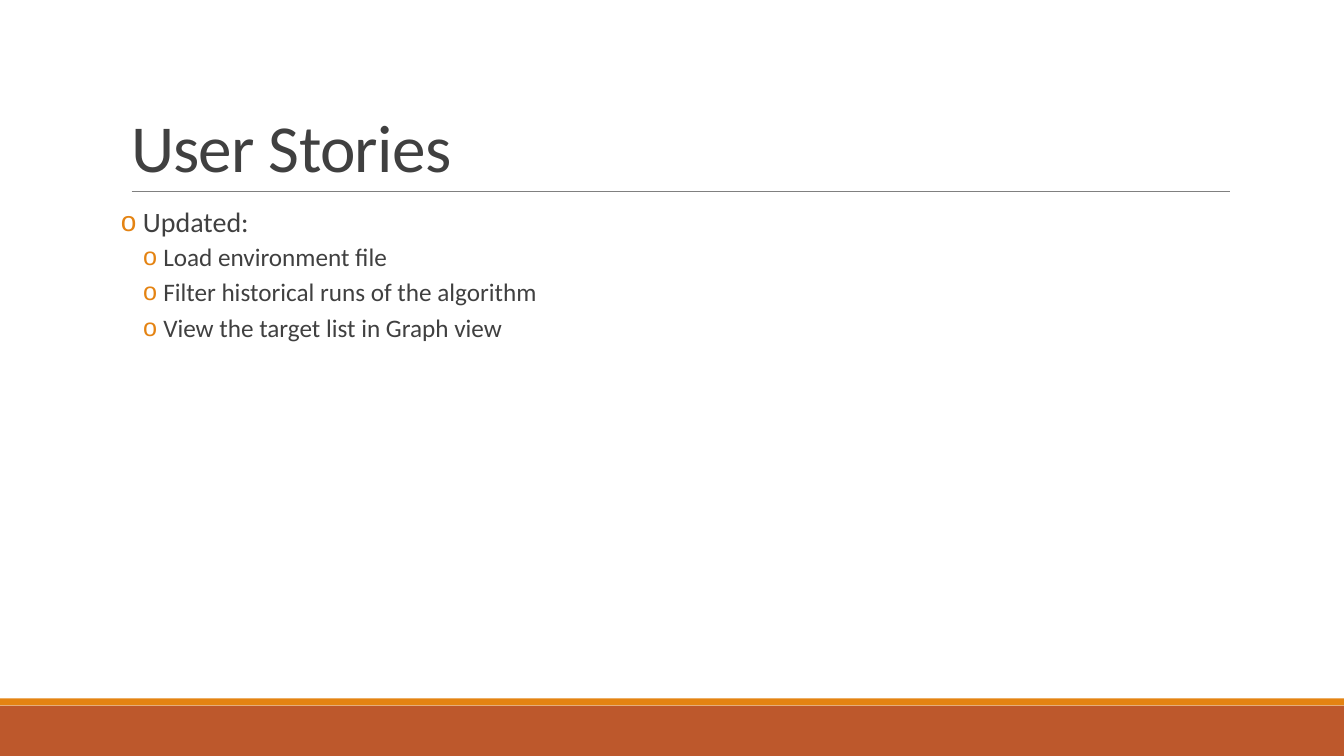
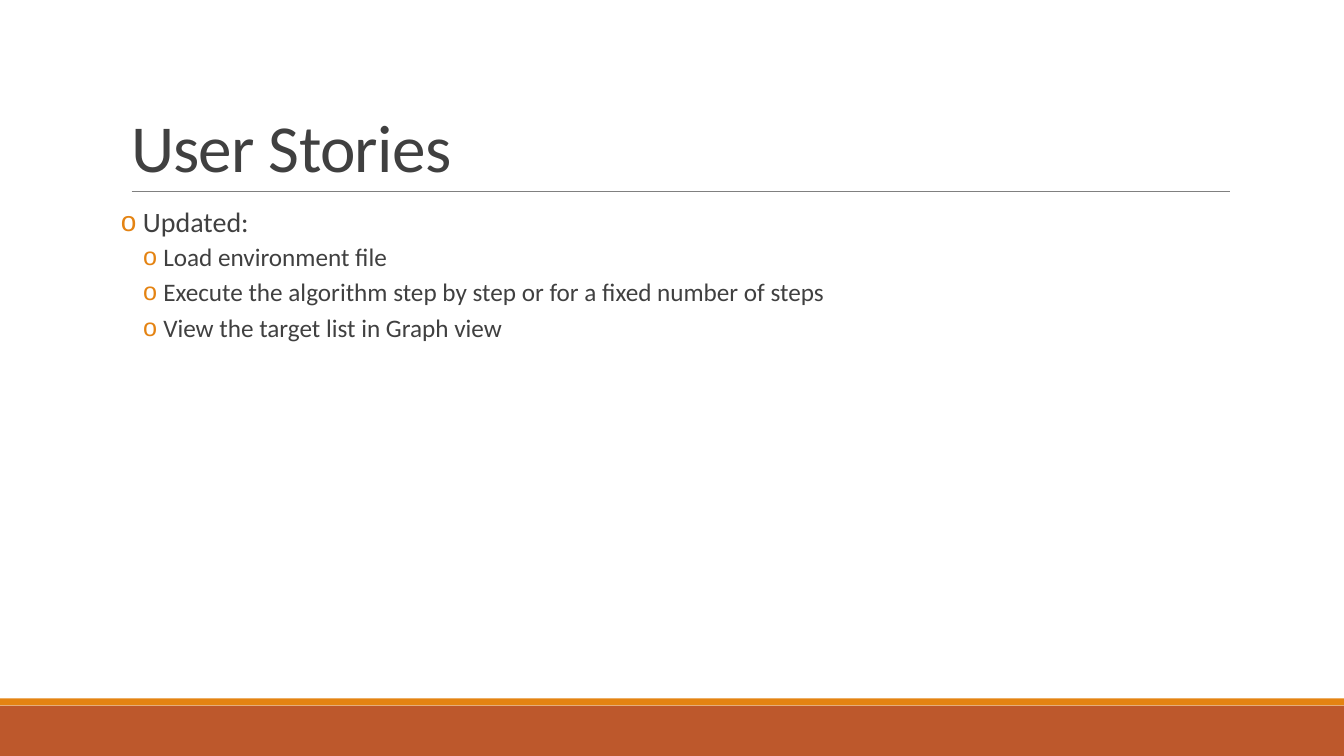
Before and after one commit to 2012215434/CS744, a slide deck: slide 4 of documents/set6/Presentation6.pptx. Drawn at 1344x756 pixels with LibreOffice and Linux fonts; fonts in the diff are those of the drawing. Boxes give left, top, right and bottom in pixels: in the first picture for what was removed or moved away, otherwise in the second. Text is boxed around its words. In the diff, an @@ line names an element or a change of style, - is before the commit and + after.

Commit message:
update ppt

```diff
--- a/documents/set6/Presentation6.pptx
+++ b/documents/set6/Presentation6.pptx
@@ text at box(163, 283, 824, 306): text changed @@
-  o Filter historical runs of the algorithm
+  o Execute the algorithm step by step or for a fixed number of steps
```
Also in this commit, not shown: 2 other slides changed, 2 other files.
